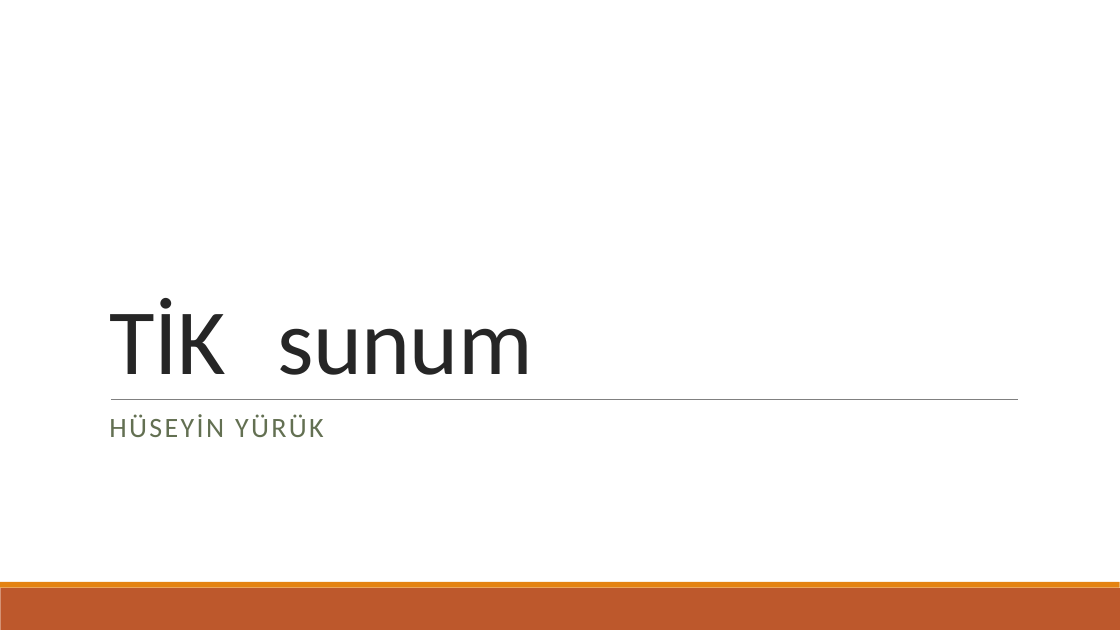
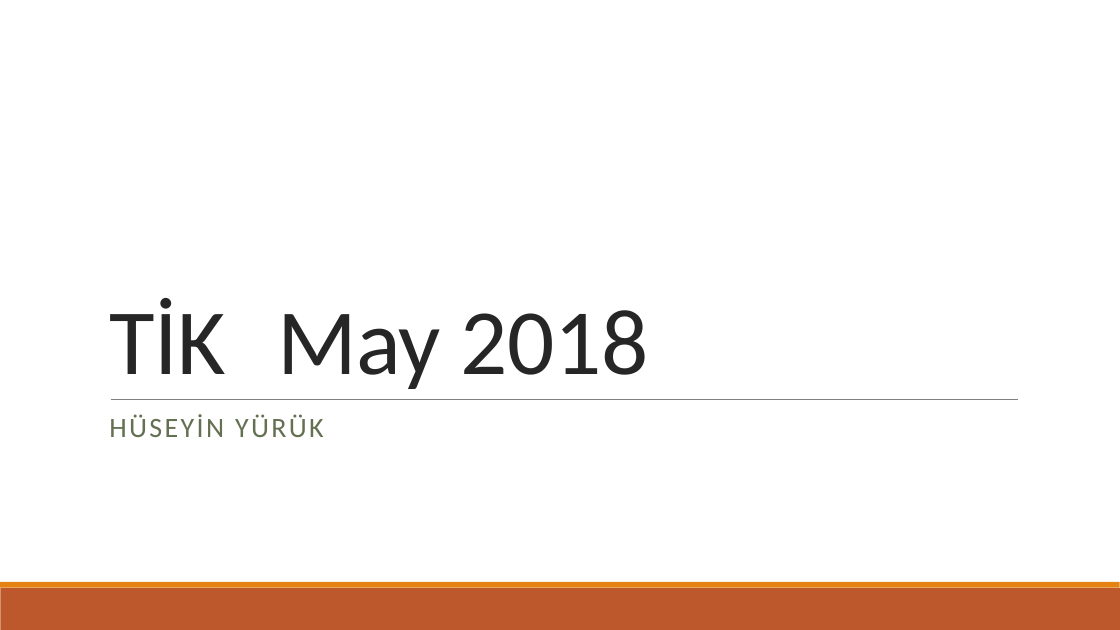
Before and after one commit to hyuruk/doktora, a slide deck: slide 1 of tik/tikMay2018.pptx. Drawn at 1120x630 pixels with LibreOffice and Linux fonts; fonts in the diff are those of the drawing. Boxes give left, top, right and bottom in pixels: in the first picture for what was removed or moved away, otherwise in the second. Text is boxed around its words. In the diff, an @@ line names an element or a change of style, - is before the commit and + after.

Commit message:
sunum taslak sonlandi kontrol edilecek

```diff
--- a/tik/tikMay2018.pptx
+++ b/tik/tikMay2018.pptx
@@ title at (109,298,648,389): text changed @@
-TİK sunum
+TİK May 2018
```
Also in this commit, not shown: 3 other slides changed, 5 slides added, 2 other files.
